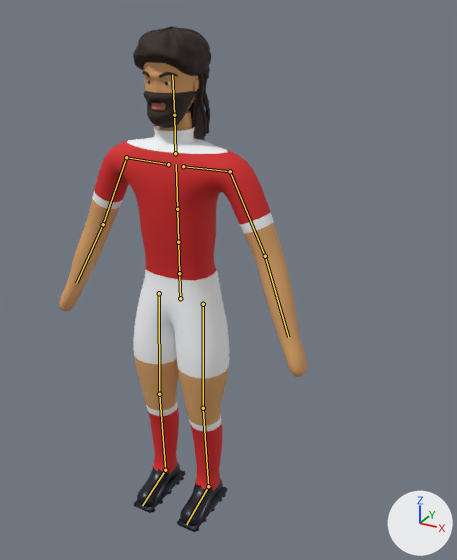
The glTF model public/models/player.glb as it was, and as the next commit left it.
Before and after are seen from a 50 mm camera at (1.16, -1.74, 1.92) aimed at (0.26, -0.12, 1.11). The lights are fixed; the arrows at lower right show +X, +Y and +Z. The first picture is the older version. The bones that change, and the others that lie on the model, are drawn over the model as lines.

Objects in the first picture: 'Beard_full', 'Hair_afro', 'Hair_braids', 'Hair_curly', 'Hair_long', 'Player'.
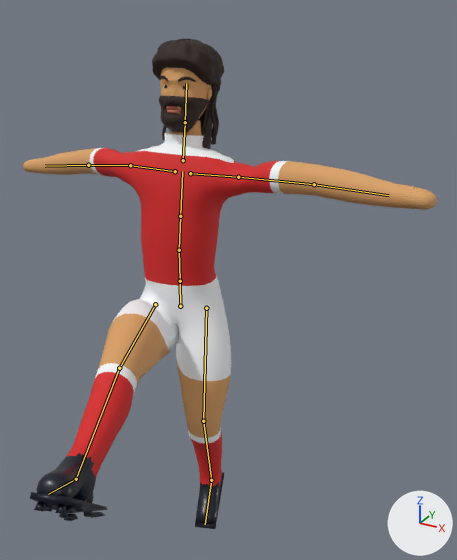
The newer file adds an action. The first version stands in its rest pose; the second is drawn at frame 8 of the action 'cross'.

What differs and where, as boxes [x1, y1, x2, y2] in the pictures (457 x 560 px):
'Player', posed (67% wider)
    before: [60, 62, 307, 532]
    after: [23, 67, 437, 529]
'Hair_afro', posed
    before: [133, 26, 211, 79]
    after: [152, 38, 224, 97]
'Beard_full', posed
    before: [144, 91, 195, 128]
    after: [158, 96, 208, 132]
'Hair_braids', posed
    before: [155, 74, 210, 136]
    after: [162, 84, 219, 145]
'Hair_long', posed (11% narrower)
    before: [188, 88, 205, 141]
    after: [198, 98, 213, 149]
'Hair_curly', posed (mostly hidden)
    before: [187, 68, 210, 76]
    after: [158, 78, 220, 88]
bone 'Hips', root to tip
    before: (180, 298) to (179, 274)
    after: (180, 306) to (180, 282)
bone 'LeftUpLeg', root to tip
    before: (203, 304) to (203, 408)
    after: (206, 308) to (203, 421)
bone 'LeftLeg', root to tip
    before: (203, 408) to (208, 486)
    after: (203, 421) to (211, 480)
bone 'RightUpLeg', root to tip
    before: (159, 293) to (159, 394)
    after: (155, 304) to (119, 368)
bone 'RightLeg', root to tip
    before: (159, 394) to (165, 470)
    after: (119, 368) to (76, 479)
bone 'RightFoot', root to tip
    before: (165, 470) to (142, 505)
    after: (76, 479) to (48, 494)
bone 'Spine1', root to tip
    before: (178, 242) to (177, 209)
    after: (179, 250) to (180, 216)
bone 'LeftArm', root to tip
    before: (230, 171) to (265, 256)
    after: (238, 177) to (314, 184)
bone 'RightArm', root to tip
    before: (126, 157) to (103, 224)
    after: (130, 165) to (88, 165)

Patch to the scene script:
```diff
--- a/public/models/player.glb.py
+++ b/public/models/player.glb.py
@@ bone_hips @@
 bone_hips = bpy.data.objects['Armature'].pose.bones['Hips']
-bone_hips.location = (0.0, 0.0, 0.0)
-bone_hips.rotation_quaternion = (1.0, 0.0, 0.0, 0.0)  # degrees (0, 0, 0)
+bone_hips.location = (0.0, -0.03, 0.0)
+bone_hips.rotation_quaternion = (0.985, 0.0, 0.174, 0.0)  # degrees (0, 20, 0)
@@ bone_leftupleg @@
 bone_leftupleg = bpy.data.objects['Armature'].pose.bones['LeftUpLeg']  # child of 'Hips'
-bone_leftupleg.rotation_quaternion = (1.0, 0.0, 0.0, 0.0)  # degrees (0, 0, 0)
+bone_leftupleg.rotation_quaternion = (0.995, -0.105, 0.0, 0.0)  # degrees (-12, 0, 0)
@@ bone_leftleg @@
 bone_leftleg = bpy.data.objects['Armature'].pose.bones['LeftLeg']  # child of 'LeftUpLeg'
-bone_leftleg.rotation_quaternion = (1.0, 0.0, 0.0, 0.0)  # degrees (0, 0, 0)
+bone_leftleg.rotation_quaternion = (0.974, 0.225, 0.0, 0.0)  # degrees (26, 0, 0)
@@ bone_rightupleg @@
 bone_rightupleg = bpy.data.objects['Armature'].pose.bones['RightUpLeg']  # child of 'Hips'
-bone_rightupleg.rotation_quaternion = (1.0, 0.0, 0.0, 0.0)  # degrees (0, 0, 0)
+bone_rightupleg.rotation_quaternion = (0.731, -0.682, 0.0, 0.0)  # degrees (-86, 0, 0)
@@ bone_rightleg @@
 bone_rightleg = bpy.data.objects['Armature'].pose.bones['RightLeg']  # child of 'RightUpLeg'
-bone_rightleg.rotation_quaternion = (1.0, 0.0, 0.0, 0.0)  # degrees (0, 0, 0)
+bone_rightleg.rotation_quaternion = (0.998, 0.07, 0.0, 0.0)  # degrees (8, 0, 0)
@@ bone_rightfoot @@
 bone_rightfoot = bpy.data.objects['Armature'].pose.bones['RightFoot']  # child of 'RightLeg'
-bone_rightfoot.rotation_quaternion = (1.0, 0.0, 0.0, 0.0)  # degrees (0, 0, 0)
+bone_rightfoot.rotation_quaternion = (0.966, 0.259, 0.0, 0.0)  # degrees (30, 0, 0)
@@ bone_spine1 @@
 bone_spine1 = bpy.data.objects['Armature'].pose.bones['Spine1']  # child of 'Spine'
-bone_spine1.rotation_quaternion = (1.0, 0.0, 0.0, 0.0)  # degrees (0, 0, 0)
+bone_spine1.rotation_quaternion = (0.989, -0.087, -0.121, -0.011)  # degrees (-10, -14, 0)
@@ bone_leftarm @@
 bone_leftarm = bpy.data.objects['Armature'].pose.bones['LeftArm']  # child of 'LeftShoulder'
-bone_leftarm.rotation_quaternion = (1.0, 0.0, 0.0, 0.0)  # degrees (0, 0, 0)
+bone_leftarm.rotation_quaternion = (0.828, -0.131, 0.085, -0.538)  # degrees (-18, 0, -66)
@@ bone_rightarm @@
 bone_rightarm = bpy.data.objects['Armature'].pose.bones['RightArm']  # child of 'RightShoulder'
-bone_rightarm.rotation_quaternion = (1.0, 0.0, 0.0, 0.0)  # degrees (0, 0, 0)
+bone_rightarm.rotation_quaternion = (0.852, 0.197, 0.109, 0.472)  # degrees (26, 0, 58)
```
